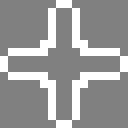
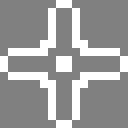
The second (128, 128) image is a revision of the first. Changes to its layers:
painted on "Capa #1" over (x1=56, y1=56, x2=72, y2=72)
